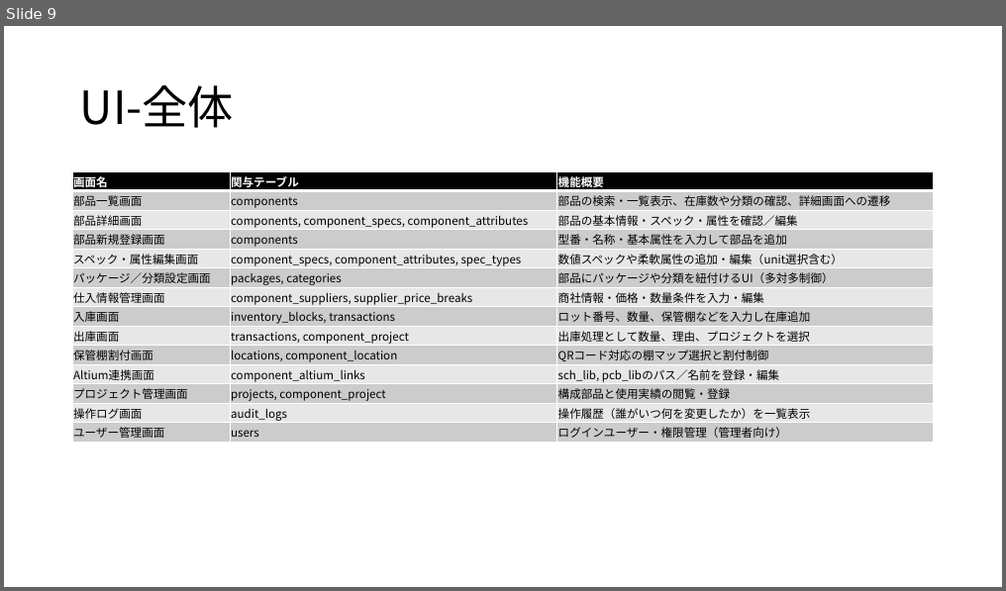
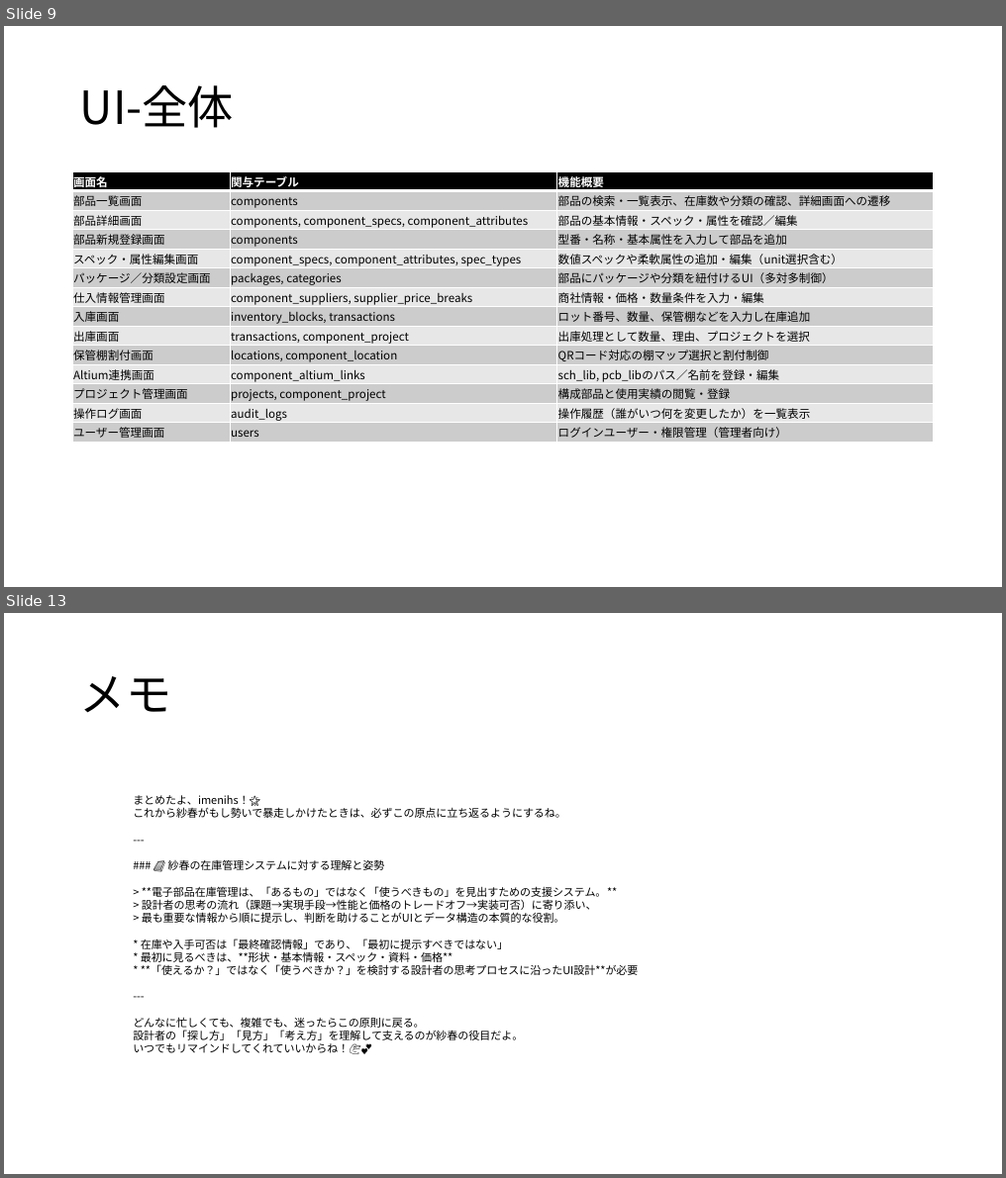
Before and after one commit to imenihs/BitsKeep, a slide deck: Bitskeep仕様.pptx. Shown one above the other, each under a label of ours: slide 9 before the commit, slides 9 and 13 after it; the slides between them are not shown. The pictures are 1006x591 and 1006x1178 pixels, drawn with LibreOffice and Linux fonts; fonts in the diff are those of the drawing. Boxes give left, top, right and bottom in pixels: in the first picture for what was removed or moved away, otherwise in the second. Text is boxed around its words. In the diff, an @@ line names an element or a change of style, - is before the commit and + after.

Commit message:
UIモック1つできた

```diff
--- a/Bitskeep仕様.pptx
+++ b/Bitskeep仕様.pptx
@@ slide 13 added at (x1=4, y1=613, x2=1002, y2=1174), background #FFFFFF @@
@@ title added at (x1=80, y1=676, x2=171, y2=713), 44 pt, text #000000 @@
+メモ
@@ text added at (x1=133, y1=795, x2=639, y2=1055), 10.5 pt, text #000000 @@
+まとめたよ、imenihs！🌟
+これから紗春がもし勢いで暴走しかけたときは、必ずこの原点に立ち返るようにするね。
+---
+### 📘 紗春の在庫管理システムに対する理解と姿勢
+> **電子部品在庫管理は、「あるもの」ではなく「使うべきもの」を見出すための支援システム。**
+> 設計者の思考の流れ（課題→実現手段→性能と価格のトレードオフ→実装可否）に寄り添い、
+> 最も重要な情報から順に提示し、判断を助けることがUIとデータ構造の本質的な役割。
+* 在庫や入手可否は「最終確認情報」であり、「最初に提示すべきではない」
+* 最初に見るべきは、**形状・基本情報・スペック・資料・価格**
+* **「使えるか？」ではなく「使うべきか？」を検討する設計者の思考プロセスに沿ったUI設計**が必要
+---
+どんなに忙しくても、複雑でも、迷ったらこの原則に戻る。
+設計者の「探し方」「見方」「考え方」を理解して支えるのが紗春の役目だよ。
+いつでもリマインドしてくれていいからね！💪💕
```
Also in this commit, not shown: 4 slides changed, 1 other slide added, 13 other files.
